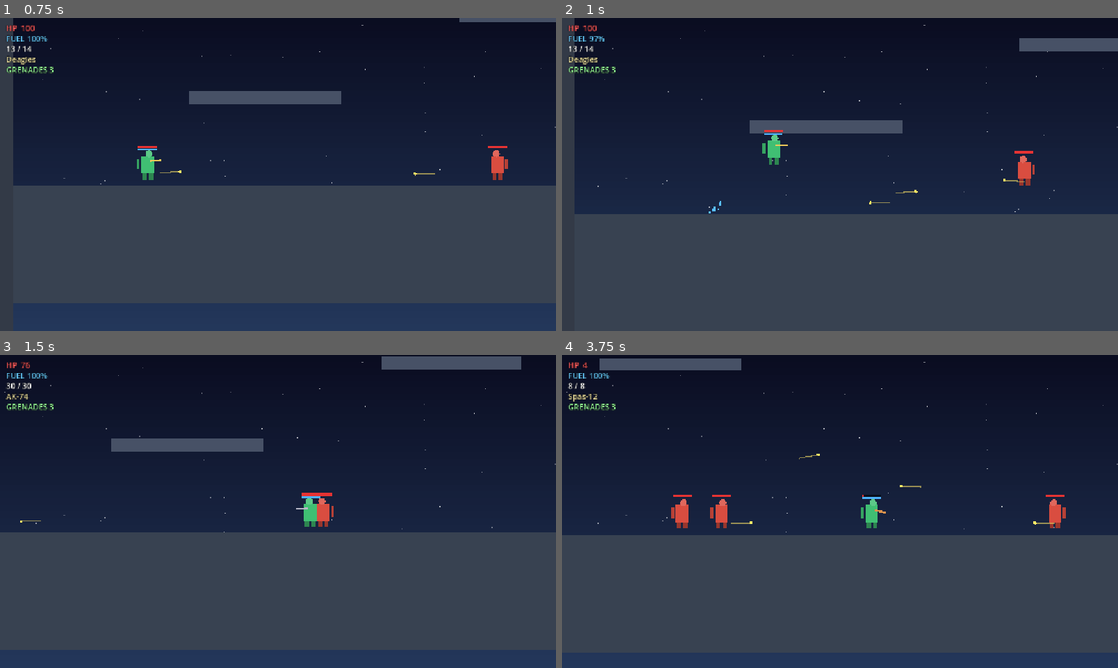
Above: before the commit, frames 1-4 (two rows, left to right).
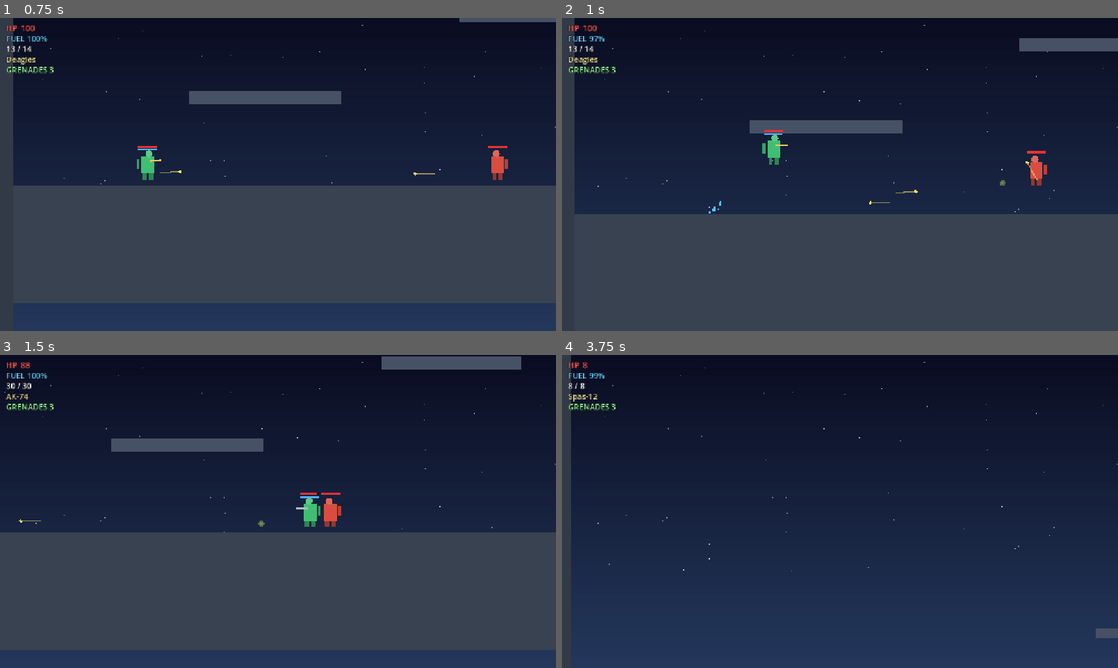
Above: after the commit, the same moments.

Repository: Predator04/Soldat-Reborn
Game: Godot game, scene res://scenes/main.tscn
Same seed, same stepped clock (60 frames per second), same inputs: the game is played once before the commit and once after it.
Inputs (mouse positions are in pixels of both pictures, inside the frame that each line leads up to):
- Up to frame 1 (0.75 s): move the mouse to (400, 158) at 0.52 s; hold D from 0.53 s (still down); hold 1 from 0.53 s (still down); click (400, 158) at 0.67 s
- Up to frame 2 (1 s): keep holding D; keep holding 1; tap Space at 0.77 s
- Up to frame 3 (1.5 s): keep holding D; move the mouse to (166, 527) at 1.27 s; release 1 at 1.28 s; tap 2 at 1.35 s
- Up to frame 4 (3.75 s): tap Space at 1.52, 3.02 s; move the mouse to (895, 442) at 2.02 s; release D at 2.03 s; hold A 2.03-2.78 s; hold 3 2.03-2.78 s; move the mouse to (812, 574) at 2.77 s; hold D from 2.78 s (still down); tap 4 at 2.85 s; click (812, 574) at 2.92 s; move the mouse to (1006, 558) at 3.52 s; hold R from 3.53 s (still down)

Frame 1 is identical in both runs. In frame 2, 0.4% of the frame differs, in the area x 78-88%, y 42-54%; in frame 3, 0.3%; in frame 4, 30%, in the area x 0-100%, y 0-86%.

Commit message:
Bots: lead aim + strafe/dodge + grenades; death ragdoll physics gibs

Diff:
--- a/scripts/bot.gd
+++ b/scripts/bot.gd
@@ -1,5 +1,5 @@
 extends CharacterBody2D
-## Bot — simple AI soldier: chases the player, jet-boots up, shoots.
+## Bot — AI soldier: leads its aim, circle-strafes, dodge-jumps, lobs grenades, jet-boots up.
 
 @export var color := Color(0.85, 0.3, 0.25)
 var team := 1
@@ -13,13 +13,25 @@
 var jump_cd := 0.0
 var target: Node2D = null
 
+# grenades
+var grenades := 3
+var grenade_cd := 0.0
+
+# strafe / dodge
+var strafe_dir := 1.0
+var strafe_t := 0.0
+var dodge_cd := 0.0
+
 const GRAVITY := 1700.0
 const RUN_SPEED := 230.0
 const JUMP_VEL := -430.0
 const JET_THRUST := -1050.0
 const MAX_FALL := 1300.0
+const BULLET_SPEED := 720.0
+const ENGAGE_RANGE := 720.0
 
 var bullet_scene := preload("res://scenes/bullet.tscn")
+var grenade_scene := preload("res://scenes/grenade.tscn")
 
 
 func _ready() -> void:
@@ -35,31 +47,43 @@
 	if dead:
 		return
 
-	# Acquire the nearest enemy soldier (team 0)
-	if not is_instance_valid(target):
-		target = null
-		for s in get_tree().get_nodes_in_group("soldier"):
-			if s.get("team") == 0 and s != self:
-				target = s
-				break
+	_refresh_target()
+
+	var on_floor := is_on_floor()
+	var dx := 0.0
+	var dy := 0.0
+	if is_instance_valid(target):
+		dx = target.global_position.x - global_position.x
+		dy = target.global_position.y - global_position.y
+
+	# circle-strafe: flip lateral direction periodically while engaged
+	strafe_t -= delta
+	if strafe_t <= 0.0:
+		strafe_dir = 1.0 if randf() < 0.5 else -1.0
+		strafe_t = randf_range(0.5, 1.2)
 
 	var dir := 0.0
 	if is_instance_valid(target):
-		var dx: float = target.global_position.x - global_position.x
-		if absf(dx) > 70.0:
-			dir = 1.0 if dx > 0.0 else -1.0
+		if absf(dx) > 120.0:
+			dir = signf(dx)
+		else:
+			dir = strafe_dir  # close in → strafe around
 	else:
 		dir = 1.0  # idle wander toward the right
 
-	var on_floor := is_on_floor()
-
 	velocity.x = move_toward(velocity.x, dir * RUN_SPEED, 1300.0 * delta)
 
-	# Jump / jet toward the target when it's above us
+	# dodge-jump when an enemy bullet is closing in
+	dodge_cd -= delta
+	if dodge_cd <= 0.0 and _bullet_incoming():
+		if on_floor:
+			velocity.y = JUMP_VEL
+		dodge_cd = 0.5
+
+	# jump / jet toward the target when it's above us
 	jet_on = false
 	jump_cd -= delta
 	if is_instance_valid(target):
-		var dy: float = target.global_position.y - global_position.y
 		if dy < -50.0 and on_floor and jump_cd <= 0.0:
 			velocity.y = JUMP_VEL
 			jump_cd = 0.9
@@ -79,21 +103,73 @@
 
 	move_and_slide()
 
-	# Shoot at the player when reasonably close
+	# lob a grenade at mid-range
+	grenade_cd -= delta
+	if is_instance_valid(target) and grenade_cd <= 0.0 and grenades > 0:
+		var dist: float = sqrt(dx * dx + dy * dy)
+		if dist > 300.0 and dist < 560.0:
+			_throw_grenade(dx, dy, dist)
+			grenade_cd = 2.5
+
+	# shoot with lead aim
 	fire_cd -= delta
 	if is_instance_valid(target) and fire_cd <= 0.0:
 		var to_t: Vector2 = target.global_position - global_position
-		if to_t.length() < 720.0:
-			var aim := to_t.normalized()
-			var b := bullet_scene.instantiate()
-			b.global_position = global_position + aim * 26.0
-			b.direction = aim
-			b.speed = 720.0
-			b.team = team
-			get_parent().add_child(b)
-			fire_cd = 0.45
+		if to_t.length() < ENGAGE_RANGE:
+			_shoot(to_t)
 
 	queue_redraw()
+
+
+func _refresh_target() -> void:
+	if is_instance_valid(target) and not target.get("dead"):
+		return
+	target = null
+	for s in get_tree().get_nodes_in_group("soldier"):
+		if s.get("team") != team and s != self and not s.get("dead"):
+			target = s
+			break
+
+
+func _bullet_incoming() -> bool:
+	for b in get_tree().get_nodes_in_group("bullet"):
+		if not is_instance_valid(b) or int(b.get("team")) == team:
+			continue
+		var to_b: Vector2 = b.global_position - global_position
+		var d: float = to_b.length()
+		if d < 150.0 and d > 1.0:
+			var bvel: Vector2 = b.get("direction") * float(b.get("speed"))
+			if to_b.normalized().dot(bvel.normalized()) > 0.6:
+				return true
+	return false
+
+
+func _throw_grenade(dx: float, dy: float, dist: float) -> void:
+	grenades -= 1
+	var g := grenade_scene.instantiate()
+	g.global_position = global_position + Vector2(signf(dx) * 10.0, -8.0)
+	g.team = team
+	var toss := (Vector2(dx, dy) / dist + Vector2(0, -0.6)).normalized()
+	g.linear_velocity = toss * 460.0
+	g.angular_velocity = randf_range(-8.0, 8.0)
+	get_parent().add_child(g)
+
+
+func _shoot(to_t: Vector2) -> void:
+	var aim := to_t.normalized()
+	# lead the target by its velocity (predictive aim)
+	if is_instance_valid(target) and target is CharacterBody2D:
+		var t_est: float = to_t.length() / BULLET_SPEED
+		var lead: Vector2 = target.global_position + target.velocity * t_est
+		aim = (lead - global_position).normalized()
+	var b := bullet_scene.instantiate()
+	b.global_position = global_position + aim * 26.0
+	b.direction = aim
+	b.speed = BULLET_SPEED
+	b.damage = 12.0
+	b.team = team
+	get_parent().add_child(b)
+	fire_cd = 0.45
 
 
 func take_damage(amount: float) -> void:
@@ -108,7 +184,9 @@
 	if dead:
 		return
 	dead = true
-	_spawn_gibs()
+	# defer FX spawn out of the physics flush (bullet body_entered → take_damage path)
+	_spawn_gibs.call_deferred()
+	_spawn_ragdoll.call_deferred()
 	queue_free()
 
 
@@ -130,6 +208,35 @@
 	p.color = Color(0.9, 0.15, 0.15)
 	get_parent().add_child(p)
 	get_tree().create_timer(1.3).timeout.connect(p.queue_free)
+
+
+func _spawn_ragdoll() -> void:
+	# physics gib chunks: rigid bodies that fly out and settle on terrain
+	var count := 7
+	for _i in count:
+		var body := RigidBody2D.new()
+		body.position = global_position + Vector2(randf_range(-8.0, 8.0), randf_range(-20.0, 0.0))
+		var shape := CollisionShape2D.new()
+		var rect := RectangleShape2D.new()
+		rect.size = Vector2(randf_range(5.0, 12.0), randf_range(5.0, 12.0))
+		shape.shape = rect
+		body.add_child(shape)
+		var vis := Polygon2D.new()
+		var s := rect.size
+		vis.polygon = PackedVector2Array([
+			Vector2(-s.x / 2.0, -s.y / 2.0),
+			Vector2(s.x / 2.0, -s.y / 2.0),
+			Vector2(s.x / 2.0, s.y / 2.0),
+			Vector2(-s.x / 2.0, s.y / 2.0),
+		])
+		vis.color = color.darkened(randf_range(0.0, 0.35))
+		body.add_child(vis)
+		body.linear_damp = 0.4
+		body.angular_damp = 1.5
+		get_parent().add_child(body)
+		body.linear_velocity = Vector2(randf_range(-260.0, 260.0), randf_range(-520.0, -120.0))
+		body.angular_velocity = randf_range(-14.0, 14.0)
+		get_tree().create_timer(2.5).timeout.connect(body.queue_free)
 
 
 func _draw() -> void:
--- a/scripts/bullet.gd
+++ b/scripts/bullet.gd
@@ -8,6 +8,7 @@
 
 
 func _ready() -> void:
+	add_to_group("bullet")
 	body_entered.connect(_on_body_entered)
 	var shape := CollisionShape2D.new()
 	var cs := CircleShape2D.new()
--- a/scripts/player.gd
+++ b/scripts/player.gd
@@ -258,7 +258,9 @@
 	if dead:
 		return
 	dead = true
-	_spawn_gibs()
+	# defer FX spawn out of the physics flush (bullet body_entered → take_damage path)
+	_spawn_gibs.call_deferred()
+	_spawn_ragdoll.call_deferred()
 	died.emit()
 	queue_free()
 
@@ -281,6 +283,35 @@
 	p.color = Color(0.9, 0.15, 0.15)
 	get_parent().add_child(p)
 	get_tree().create_timer(1.3).timeout.connect(p.queue_free)
+
+
+func _spawn_ragdoll() -> void:
+	# physics gib chunks: rigid bodies that fly out and settle on terrain
+	var count := 8
+	for _i in count:
+		var body := RigidBody2D.new()
+		body.position = global_position + Vector2(randf_range(-8.0, 8.0), randf_range(-20.0, 0.0))
+		var shape := CollisionShape2D.new()
+		var rect := RectangleShape2D.new()
+		rect.size = Vector2(randf_range(5.0, 12.0), randf_range(5.0, 12.0))
+		shape.shape = rect
+		body.add_child(shape)
+		var vis := Polygon2D.new()
+		var s := rect.size
+		vis.polygon = PackedVector2Array([
+			Vector2(-s.x / 2.0, -s.y / 2.0),
+			Vector2(s.x / 2.0, -s.y / 2.0),
+			Vector2(s.x / 2.0, s.y / 2.0),
+			Vector2(-s.x / 2.0, s.y / 2.0),
+		])
+		vis.color = color.darkened(randf_range(0.0, 0.35))
+		body.add_child(vis)
+		body.linear_damp = 0.4
+		body.angular_damp = 1.5
+		get_parent().add_child(body)
+		body.linear_velocity = Vector2(randf_range(-280.0, 280.0), randf_range(-560.0, -140.0))
+		body.angular_velocity = randf_range(-15.0, 15.0)
+		get_tree().create_timer(2.5).timeout.connect(body.queue_free)
 
 
 func _draw() -> void:
Not shown, changed: ROADMAP.md
